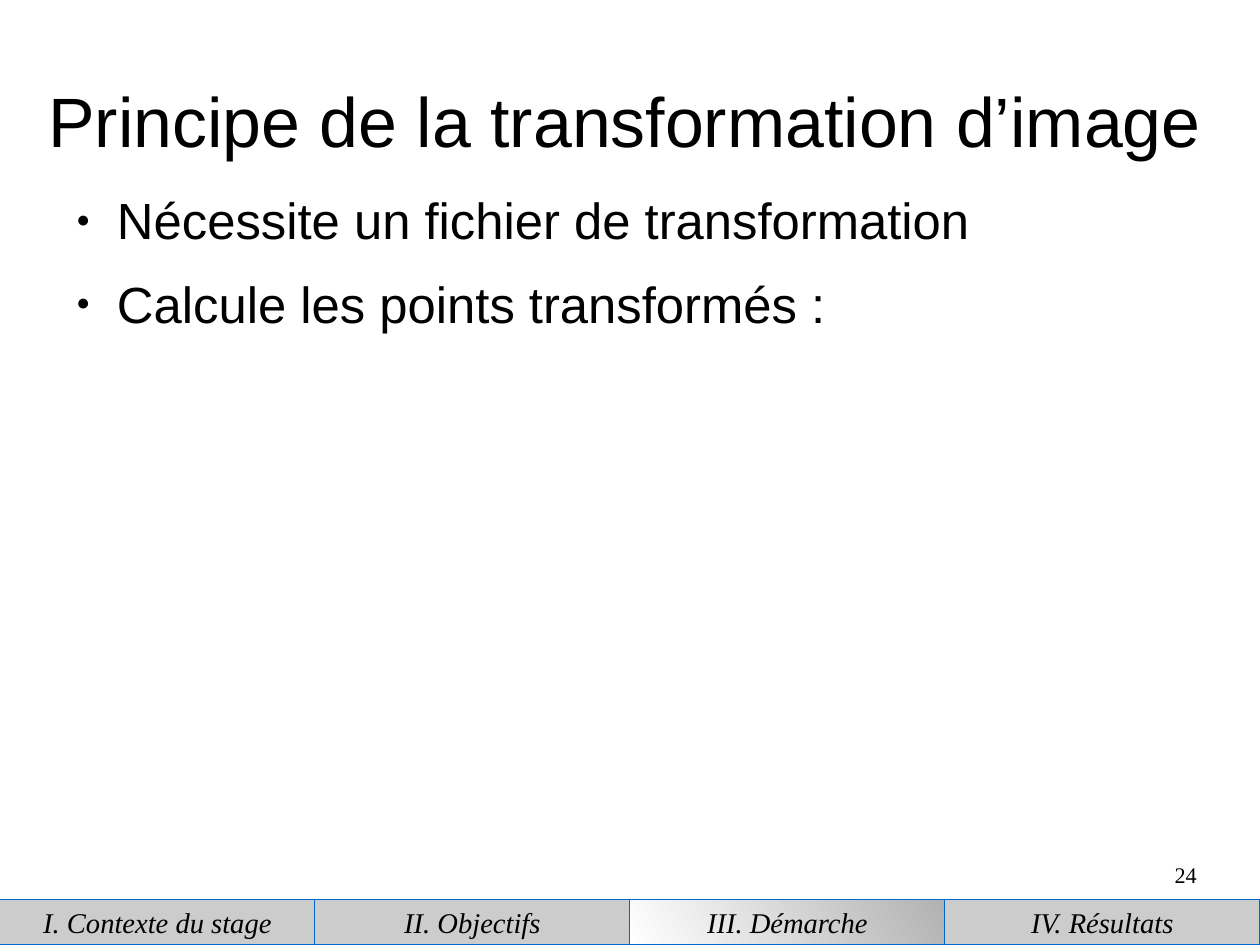
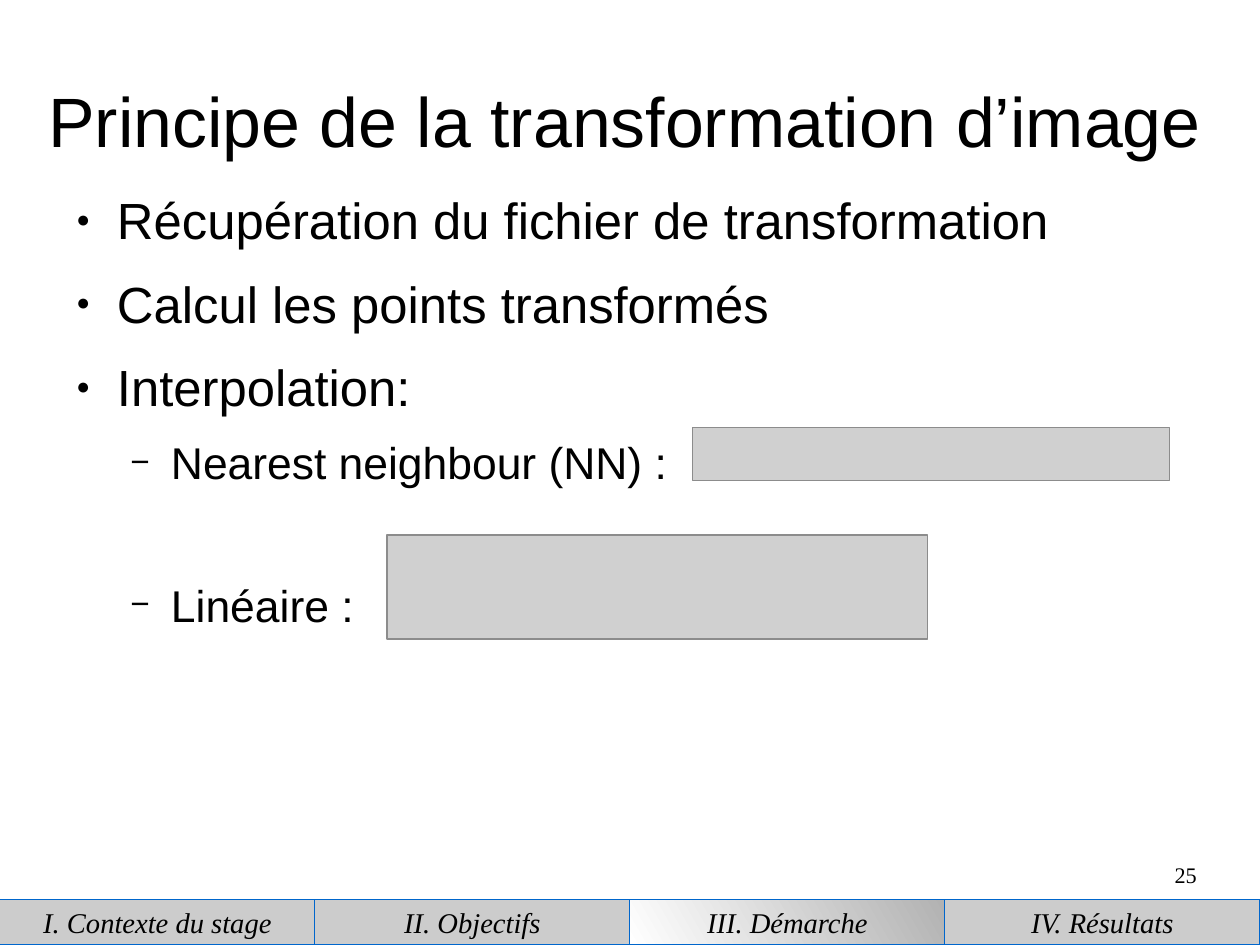
Before and after one commit to piatf/Report-2016-interniship-BioMedIA, a slide deck: slide 25 of presentation.odp (slide 24 before the commit). Drawn at 1260x945 pixels with LibreOffice and Linux fonts; fonts in the diff are those of the drawing; grey boxes stand for pictures. Boxes give left, top, right and bottom in pixels: in the first picture for what was removed or moved away, otherwise in the second. Text is boxed around its words. In the diff, an @@ line names an element or a change of style, - is before the commit and + after.

```diff
--- a/presentation.odp
+++ b/presentation.odp
@@ text at [117,201,1049,623]: text changed @@
-● Nécessite un fichier de transformation
-● Calcule les points transformés :
+● Récupération du fichier de transformation
+● Calcul les points transformés
+● Interpolation:
+  − Nearest neighbour (NN) :
+  − Linéaire :
@@ picture added at [693,428,1171,480] @@
@@ picture added at [388,535,928,639] @@
@@ page number at [1175,868,1197,884]: text changed @@
-24
+25
```
Also in this commit, not shown: 9 other slides changed, 1 slide added, 2 slides removed.
